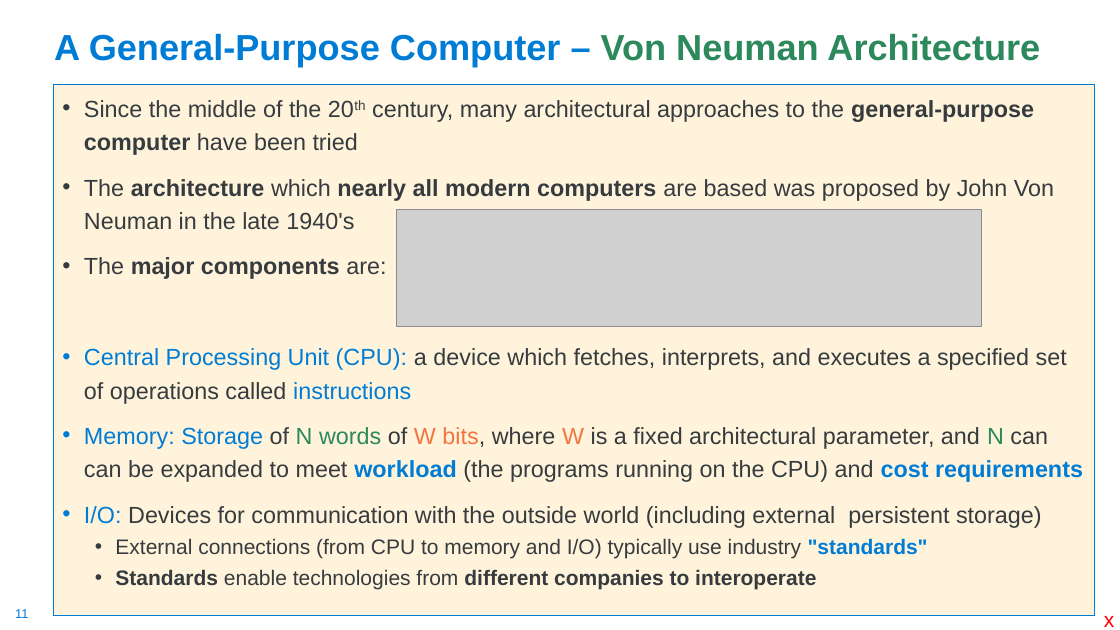
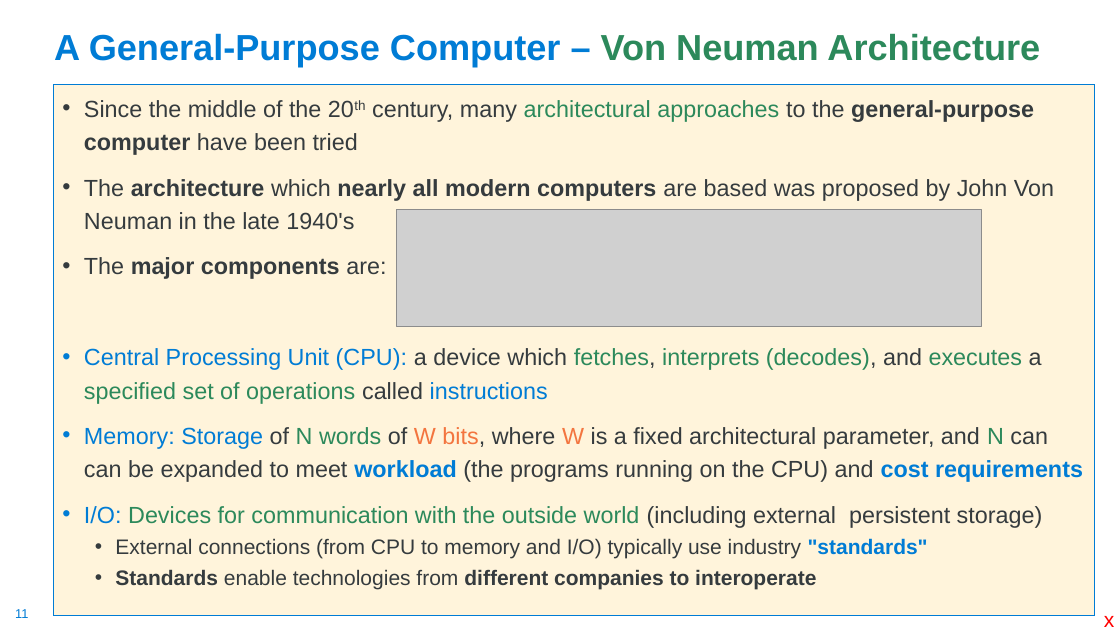
Before and after one commit to cse30-sp24/Muller-Slides, a slide deck: slide 11 of 01-C-Part1.pptx. Drawn at 1120x630 pixels with LibreOffice and Linux fonts; fonts in the diff are those of the drawing; grey boxes stand for pictures. Boxes give left, top, right and bottom in pixels: in the first picture for what was removed or moved away, otherwise in the second. Text is boxed around its words. In the diff, an @@ line names an element or a change of style, - is before the commit and + after.

```diff
--- a/01-C-Part1.pptx
+++ b/01-C-Part1.pptx
@@ text at [84, 100, 1043, 528]: text colour #363B3E to #2C895B in "architectural approaches", "Devices for communication with the outside world" @@
@@ text at [84, 348, 1042, 404]: text changed; text colour #363B3E to #2C895B @@
-• Central Processing Unit (CPU): a device which fetches, interprets, and executes a specified set of operations called instructions
+• Central Processing Unit (CPU): a device which fetches, interprets (decodes), and executes a specified set of operations called instructions
```
Also in this commit, not shown: 18 other slides changed, 1 other file.
